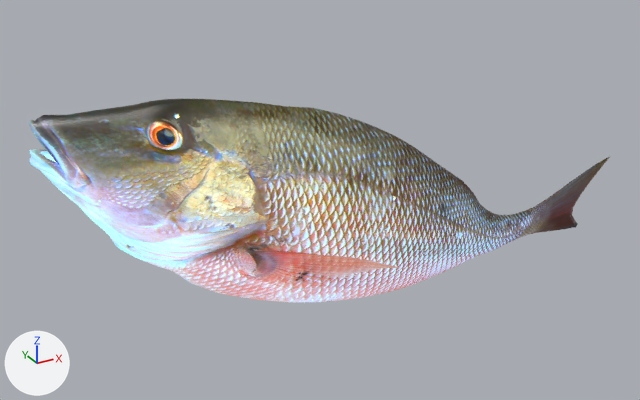
Two versions of the glTF model Pages/import-oversight/Assets/Models/fish.gltf, one commit apart.
One viewpoint serves both versions: a 50 mm camera at (-0.0864, -0.1654, 0.0828) aimed at (0.0074, 0.0053, -0.0025). Arrows for +X, +Y and +Z are at lower left; the lights stay in place.

The first picture shows 'mk_fish'.
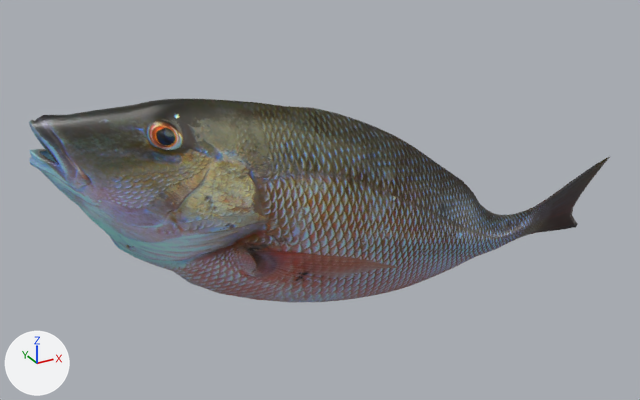
What differs and where, as boxes [x1, y1, x2, y2] in the pictures (640 x 400 px):
'mk_fish', surface changed: [29, 99, 609, 302] in both

The change, as a list of edits to the scene's bpy script:
```text
Change mat_mk_fish:
    where n0 = _N.new('ShaderNodeBsdfPrincipled'); n0.name = 'Principled BSDF'
    remove n0.inputs[28].default_value = 1.0  # 'Emission Strength'
    remove n3 = _N.new('ShaderNodeTexImage'); n3.name = 'Image Texture.001'
    remove n3.image = img_image_0
    where n2 = _N.new('ShaderNodeTexImage'); n2.name = 'Image Texture'
    remove _L.new(n2.outputs[0], n0.inputs[27])  # 'Color' to 'Emission Color'
    remove _L.new(n3.outputs[0], n0.inputs[0])  # 'Color' to 'Base Color'
    add _L.new(n2.outputs[0], n0.inputs[0])  # 'Color' to 'Base Color'
```
